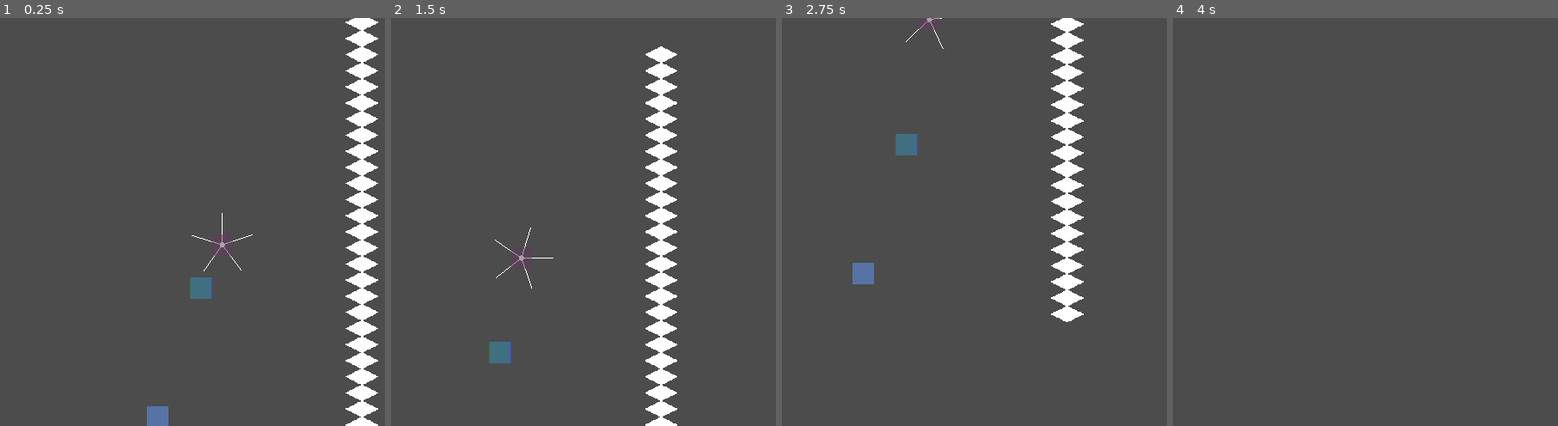
Above: before the commit, frames 1-4 (left to right).
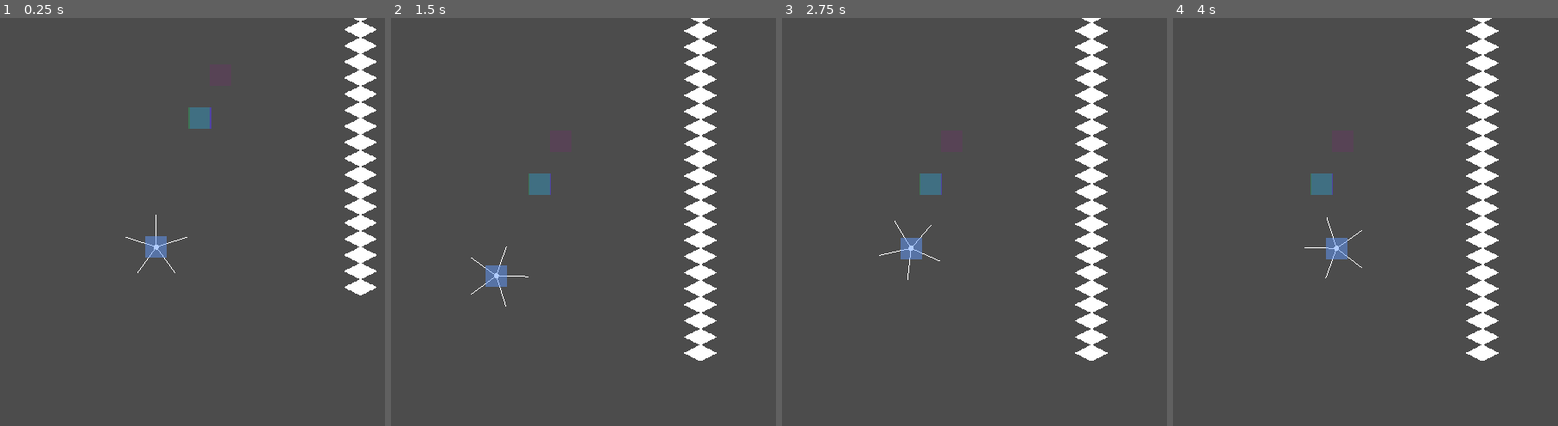
Above: after the commit, the same moments.

Repository: Synthasmagoria/Project-Seeker
Game: Godot game, scene res://levels/level_1.tscn
The game is run twice, just before and just after one commit, with the same random seed, the same clock (stepped at 60 frames per second) and the same inputs.
Inputs:
- Up to frame 1 (0.25 s): no input
- Up to frame 2 (1.5 s): hold Shift (jump) 0.53-1.28 s; hold Right (right) from 0.53 s (still down); tap Z (attack) at 0.6 s; tap Shift (jump) at 1.35 s
- Up to frame 3 (2.75 s): tap Shift (jump) at 1.52, 1.82 s; tap Z (attack) at 1.55, 2.1 s; release Right (right) at 2.03 s; hold Left (left) from 2.03 s (still down); hold Shift (jump) from 2.03 s (still down)
- Up to frame 4 (4 s): release Left (left) at 2.78 s; release Shift (jump) at 2.78 s; hold Right (right) from 2.78 s (still down); tap Z (attack) at 2.85 s; tap Shift (jump) at 3.02, 3.32 s; hold Shift (jump) from 3.53 s (still down)

The runs differ from the first frame. In frame 1, 5.6% of the frame differs, in the area x 32-99%, y 0-100%; in frame 2, 9.1%, in the area x 20-85%, y 0-100%; in frame 3, 8.5%; in frame 4, 4.4%.

Commit message:
Enemy work part 1 & spells
- Implemented facing variable in player
- Added a shootable and bouncable enemy
- Added a spell for the player

Diff:
--- a/project/base/level manager/level_manager.gd
+++ b/project/base/level manager/level_manager.gd
@@ -40,6 +40,12 @@
 	var _instance = scene.instance()
 	$Persistent.add_child(_instance)
 	return _instance
+
+func add_to_level(node : Node) -> void:
+	_level.add_child(node)
+
+func get_level() -> Node:
+	return _level
 
 ## Returns true if there is a level loaded
 func is_level_loaded() -> bool:
--- a/project/global/util.gd
+++ b/project/global/util.gd
@@ -5,7 +5,9 @@
 enum COLLISION_MASK_BIT {
 	SOLID,
 	PLAYER,
-	PLATFORM
+	PLATFORM,
+	KILLER,
+	PROJECTILE
 }
 
 static func get_rectangle_shape_top(col_shape : CollisionShape2D) -> Vector2:
--- a/project/levels/level_1.tscn
+++ b/project/levels/level_1.tscn
@@ -8,6 +8,7 @@
 [ext_resource path="res://objects/node_wheel_path_follow.tscn" type="PackedScene" id=6]
 [ext_resource path="res://objects/path_coupling_point.gd" type="Script" id=7]
 [ext_resource path="res://objects/solidmap/solid.png" type="Texture" id=8]
+[ext_resource path="res://objects/enemy/enemy.tscn" type="PackedScene" id=9]
 
 [sub_resource type="Curve2D" id=1]
 _data = {
@@ -25,16 +26,16 @@
 tile_data = PoolIntArray( -1769457, 2, 0, -1769456, 3, 0, -1703921, 2, 0, -1703920, 3, 0, -1638385, 2, 0, -1638384, 3,  …(813 unchanged characters)…
 
 [node name="Player" parent="." instance=ExtResource( 2 )]
-position = Vector2( 128, -304 )
+position = Vector2( 130, -64 )
 
 [node name="NodeWheelState" parent="." instance=ExtResource( 1 )]
-position = Vector2( 176, -256 )
+position = Vector2( 80, 0 )
 automatic_distance = 48.0
 
 [node name="Path" parent="NodeWheelState/StateMachine" index="1"]
 friction = 0.1
 path_movement_speed = 0.6
-path_follow_path = NodePath("../../../PathUpper/NodeWheelPathFollow2D")
+path_follow_path = NodePath("../../../PathLower/NodeWheelPathFollow2D")
 follow_path = true
 path_reached_beginning_response = 2
 path_reached_end_response = 2
@@ -112,4 +113,8 @@
 position = Vector2( 384, -1008 )
 scale = Vector2( 4, 1 )
 
+[node name="Enemy" parent="." instance=ExtResource( 9 )]
+modulate = Color( 0, 0, 0, 0.670588 )
+position = Vector2( 224, -128 )
+
 [editable path="NodeWheelState"]
--- /dev/null
+++ b/project/objects/enemy/enemy.gd
@@ -0,0 +1,4 @@
+extends KinematicBody2D
+
+func die() -> void:
+	queue_free()
--- /dev/null
+++ b/project/objects/enemy/enemy.tscn
@@ -0,0 +1,12 @@
+[gd_scene load_steps=3 format=2]
+
+[ext_resource path="res://objects/enemy/enemy.gd" type="Script" id=1]
+
+[sub_resource type="RectangleShape2D" id=1]
+
+[node name="Enemy" type="KinematicBody2D" groups=["enemies"]]
+collision_layer = 3
+script = ExtResource( 1 )
+
+[node name="Hitbox" type="CollisionShape2D" parent="."]
+shape = SubResource( 1 )
--- a/project/objects/node wheel/states/path.gd
+++ b/project/objects/node wheel/states/path.gd
@@ -102,7 +102,6 @@
 		if !_coupled:
 			var _path_prev_pos = _path_follow.position
 			_path_follow.offset += _vel * delta
-			print(_path_prev_pos, _path_follow.position)
 
 			if follow_path:
 				if _detaching:
--- a/project/objects/player/player.gd
+++ b/project/objects/player/player.gd
@@ -13,6 +13,10 @@
 var previous_position : Vector2
 ## Length of the vector that is opposite to up
 var snap_distance := 4.0
+## Direction that the player is facing
+var facing := 1.0
+##
+var cast_speed := 1000.0
 ## Platform that is currently stood on
 var platform : KinematicBody2D setget set_platform
 func set_platform(val : KinematicBody2D) -> void:
@@ -25,6 +29,8 @@
 var platform_velocity : Vector2
 ##
 var platform_dashed : bool
+##
+export(PackedScene) var spell_scene
 
 ## The state machine dictating player behavior
 onready var state_machine := $StateMachine
@@ -44,27 +50,66 @@
 	else:
 		return null
 
+## Gets an enemy collision from slide collisions
+func get_enemy_collision() -> KinematicCollision2D:
+	var _col : KinematicCollision2D
+	for i in get_slide_count():
+		_col = get_slide_collision(i)
+		if _col.collider.is_in_group("enemies"):
+			return _col
+	return null
+
+func get_killer_collision() -> KinematicCollision2D:
+	var _col : KinematicCollision2D
+	for i in get_slide_count():
+		_col = get_slide_collision(i)
+		if _col.collider.get_collision_layer_bit(Util.COLLISION_MASK_BIT.KILLER):
+			return _col
+	return null
+
+##
+func get_platform_collision() -> KinematicCollision2D:
+	for i in get_slide_count():
+		if get_slide_collision(i).collider.get_collision_layer_bit(Util.COLLISION_MASK_BIT.PLATFORM):
+			return get_slide_collision(i)
+	return null
+
 ## Forces player into the 'Dead' state
 func die() -> void:
 	if state_machine.get_current_state().name != "Dead":
 		state_machine.push_by_name("Dead")
-	set_platform(null)
+
+func shoot() -> void:
+	var _projectile = spell_scene.instance()
+	_projectile.global_position = global_position
+	_projectile.velocity.x = facing * cast_speed
+	_projectile.caster = self
+	_projectile.connect("enemy_hit", self, "_on_spell_enemy_hit")
+	LevelManager.add_to_level(_projectile)
+
+func _on_spell_enemy_hit(enemy) -> void:
+	if state_machine.get_current_state().name == "Airborne":
+		state_machine.get_current_state().add_airjump()
+
+func _process(delta: float) -> void:
+	if Input.is_action_just_pressed("attack"):
+		shoot()
 
 func velocity_movement(vel : Vector2, snap : bool) -> void:
 	previous_position = position
 	move_and_slide_with_snap(vel, get_snap_vector(snap_distance, up) * float(snap), up)
 
 	## Scan slide collisions for platform
-	if get_slide_count() > 0:
-		for i in get_slide_count():
-			var _plat_col = get_slide_collision(i)
-			if _plat_col:
-				set_platform(kinematic_collision_get_platform(_plat_col))
-				platform_velocity = _plat_col.collider_velocity
-				platform_dashed = state_machine.get_current_state().name == "DownDash"
-				break
+	var _plat_col = get_platform_collision()
+	if _plat_col:
+		set_platform(_plat_col.collider)
+		platform_velocity = _plat_col.collider_velocity
+		platform_dashed = state_machine.get_current_state().name == "DownDash"
 	else:
 		set_platform(null)
+
+	if previous_position.x != position.x:
+		facing = sign(position.x - previous_position.x)
 
 func distance_movement(dist : Vector2) -> void:
 	previous_position = position
@@ -72,9 +117,3 @@
 
 func _ready() -> void:
 	state_machine.init([self])
-
-func _on_KillerDetector_area_entered(area: Area2D) -> void:
-	die()
-
-func _on_KillerDetector_body_entered(body: Node) -> void:
-	die()
--- a/project/objects/player/player.tscn
+++ b/project/objects/player/player.tscn
@@ -7,11 +7,13 @@
 [ext_resource path="res://objects/player/states/grounded.gd" type="Script" id=5]
 [ext_resource path="res://objects/player/states/airborne.gd" type="Script" id=6]
 [ext_resource path="res://objects/player/states/down_dash.gd" type="Script" id=7]
+[ext_resource path="res://objects/player/spell/spell.tscn" type="PackedScene" id=8]
 
 [node name="Player" type="KinematicBody2D" groups=["player"]]
 collision_layer = 2
-collision_mask = 5
+collision_mask = 15
 script = ExtResource( 1 )
+spell_scene = ExtResource( 8 )
 
 [node name="KinematicHitshape" type="CollisionShape2D" parent="."]
 unique_name_in_owner = true
@@ -51,6 +53,3 @@
 
 [node name="DownDash" type="Node" parent="StateMachine"]
 script = ExtResource( 7 )
-
-[connection signal="area_entered" from="KillerDetector" to="." method="_on_KillerDetector_area_entered"]
-[connection signal="body_entered" from="KillerDetector" to="." method="_on_KillerDetector_body_entered"]
--- /dev/null
+++ b/project/objects/player/spell/projectile.gd
@@ -0,0 +1,16 @@
+extends Area2D
+
+var velocity : Vector2
+
+func _ready() -> void:
+	connect("area_entered", self, "_on_area_entered")
+	connect("body_entered", self, "_on_body_entered")
+
+func _process(delta: float) -> void:
+	position += velocity * delta
+
+func _on_area_entered(area : Area2D) -> void:
+	pass
+
+func _on_body_entered(body : PhysicsBody2D) -> void:
+	pass
--- /dev/null
+++ b/project/objects/player/spell/spell.gd
@@ -0,0 +1,33 @@
+extends Area2D
+
+export(Vector2) var velocity
+export(float, 0.1, 10.0) var life = 5.0
+
+## The original caster
+var caster : Node
+
+signal enemy_hit(enemy)
+
+func _ready() -> void:
+	get_tree().create_timer(life).connect("timeout", self, "_on_life_timeout")
+
+func _process(delta: float) -> void:
+	position += velocity * delta
+
+func _handle_collision(col : CollisionObject2D) -> void:
+	if col.get_collision_layer_bit(Util.COLLISION_MASK_BIT.PLAYER):
+		if col != caster:
+			col.die()
+			emit_signal("enemy_hit", col)
+			queue_free()
+	else:
+		queue_free()
+
+func _on_Spell_area_entered(area: Area2D) -> void:
+	_handle_collision(area)
+
+func _on_Spell_body_entered(body) -> void:
+	_handle_collision(body)
+
+func _on_life_timeout():
+	queue_free()
--- /dev/null
+++ b/project/objects/player/spell/spell.tscn
@@ -0,0 +1,18 @@
+[gd_scene load_steps=3 format=2]
+
+[ext_resource path="res://objects/player/spell/spell.gd" type="Script" id=1]
+
+[sub_resource type="RectangleShape2D" id=1]
+extents = Vector2( 6, 6 )
+
+[node name="Spell" type="Area2D"]
+collision_layer = 0
+collision_mask = 3
+monitorable = false
+script = ExtResource( 1 )
+
+[node name="Hitbox" type="CollisionShape2D" parent="."]
+shape = SubResource( 1 )
+
+[connection signal="area_entered" from="." to="." method="_on_Spell_area_entered"]
+[connection signal="body_entered" from="." to="." method="_on_Spell_body_entered"]
--- a/project/objects/player/states/airborne.gd
+++ b/project/objects/player/states/airborne.gd
@@ -7,6 +7,7 @@
 var fall_speed_max := 490.0
 var platform_detector : Area2D
 var previous_frame_platform : KinematicBody2D
+var enemy_bounce := 450.0
 
 func init(args) -> void:
 	.init(args)
@@ -17,6 +18,9 @@
 
 func exit() -> void:
 	pass
+
+func add_airjump() -> void:
+	airjump_count = max(airjump_count - 1, 0)
 
 static func limit_fall_velocity(vel : Vector2, limit : float) -> Vector2:
 	return Vector2(vel.x, min(vel.y, limit))
@@ -79,11 +83,24 @@
 	# Do the regular movement
 	player.velocity_movement(player.velocity, false)
 
+	var _enemy_col = player.get_enemy_collision()
+	var _enemy_death = false
+
+	if _enemy_col:
+		if _enemy_col.normal.dot(player.up) == 1.0:
+			player.velocity.y = -enemy_bounce
+			_enemy_col.collider.die()
+		else:
+			_enemy_death = true
+
 	# Change state
-	if player.is_on_floor():
+	if player.get_killer_collision() || _enemy_death:
+		return "Dead"
+
+	if player.is_on_floor() && !_enemy_col:
 		return POP_STATE
-	else:
-		if Input.is_action_pressed("down") && Input.is_action_pressed("jump"):
-			return "DownDash"
-		else:
-			return KEEP_STATE
+
+	if Input.is_action_pressed("down") && Input.is_action_pressed("jump"):
+		return "DownDash"
+
+	return KEEP_STATE
--- a/project/objects/player/states/dead.gd
+++ b/project/objects/player/states/dead.gd
@@ -19,3 +19,4 @@
 
 func enter() -> void:
 	disable_hitshapes()
+	player.set_platform(null)
--- a/project/objects/player/states/grounded.gd
+++ b/project/objects/player/states/grounded.gd
@@ -27,7 +27,9 @@
 
 	player.velocity_movement(player.velocity, !_jumped)
 
-	if player.is_on_floor():
+	if player.get_enemy_collision() || player.get_killer_collision():
+		return "Dead"
+	elif player.is_on_floor():
 		return KEEP_STATE
 	else:
 		return "Airborne"
--- a/project/project.godot
+++ b/project/project.godot
@@ -158,6 +158,7 @@
 2d_physics/layer_2="Player"
 2d_physics/layer_3="Platforms"
 2d_physics/layer_4="Killer"
+2d_physics/layer_5="Projectile"
 
 [network]
 
Not shown: 1 places in project/levels/level_1.tscn that only renumber resources
Not shown: 1 places in project/objects/player/player.tscn that only renumber resources
